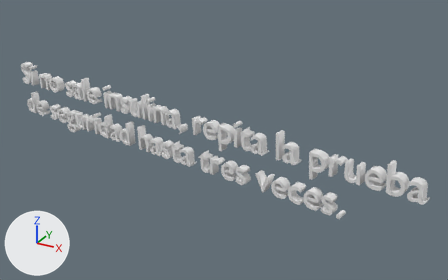
Renders of the Blender file Medical/Assets/AR2/Seba/Textos/Paso 3/Paso3.4.blend from each side of a commit.
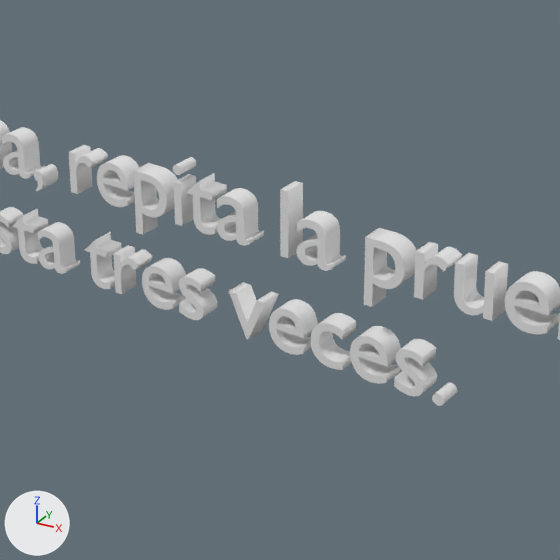
There are two pictures of each version: one whole from a 50 mm camera at (9.54, -11.32, 6.93) aimed at (2.12, 2.18, 0.18), one close up on the part from 37% to 86% of the width and 21% to 100% of the height. Lighting does not change. The marker at lower left points along +X, +Y and +Z.

Names of what the first close-up shows: 'Text'.
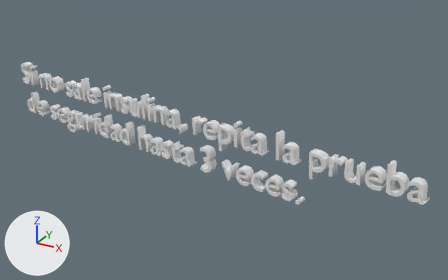
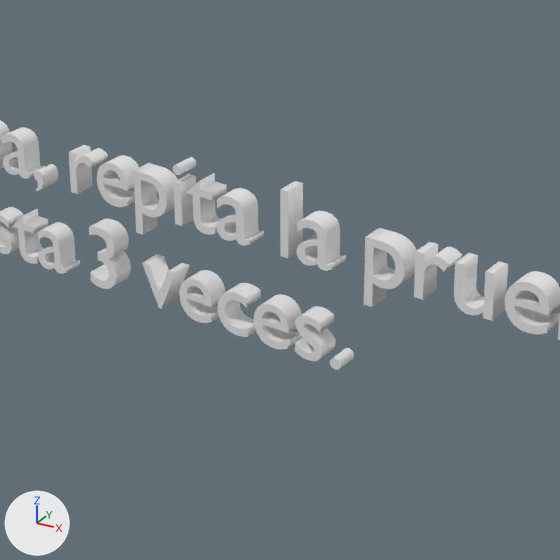
Pixel boxes [x1, y1, x2, y2] of what changed, in the close-ups (560 x 560 px):
'Text', text changed: before [0, 121, 560, 406]; after [0, 121, 560, 370]

Edits to the bpy script that builds the scene:
```text
Change txt_text:
    txt_text.body: 'Si no sale insulina, repita la prueba\nde seguridad hasta tres veces.' -> 'Si no sale insulina, repita la prueba\nde seguridad hasta 3 veces.'
```
